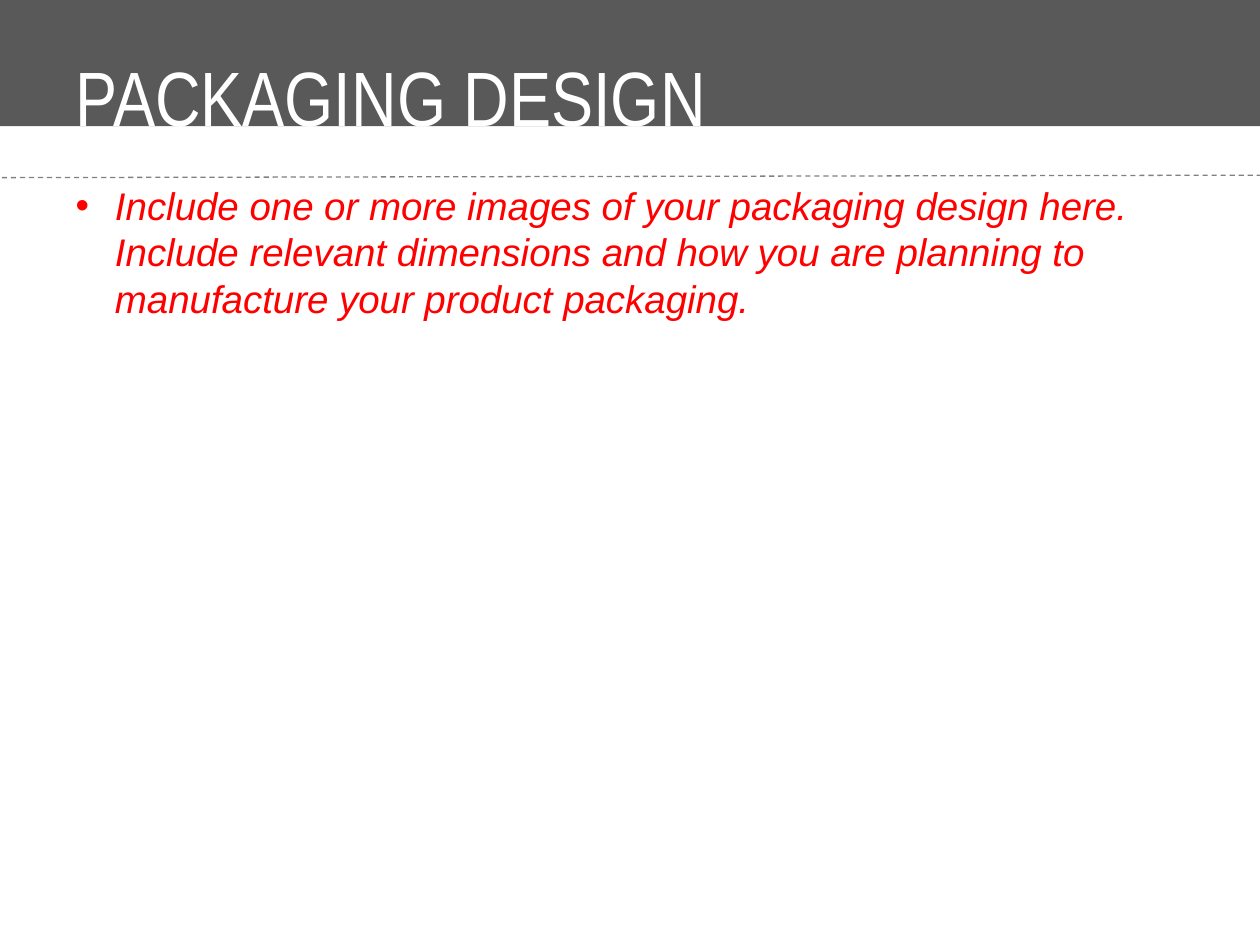
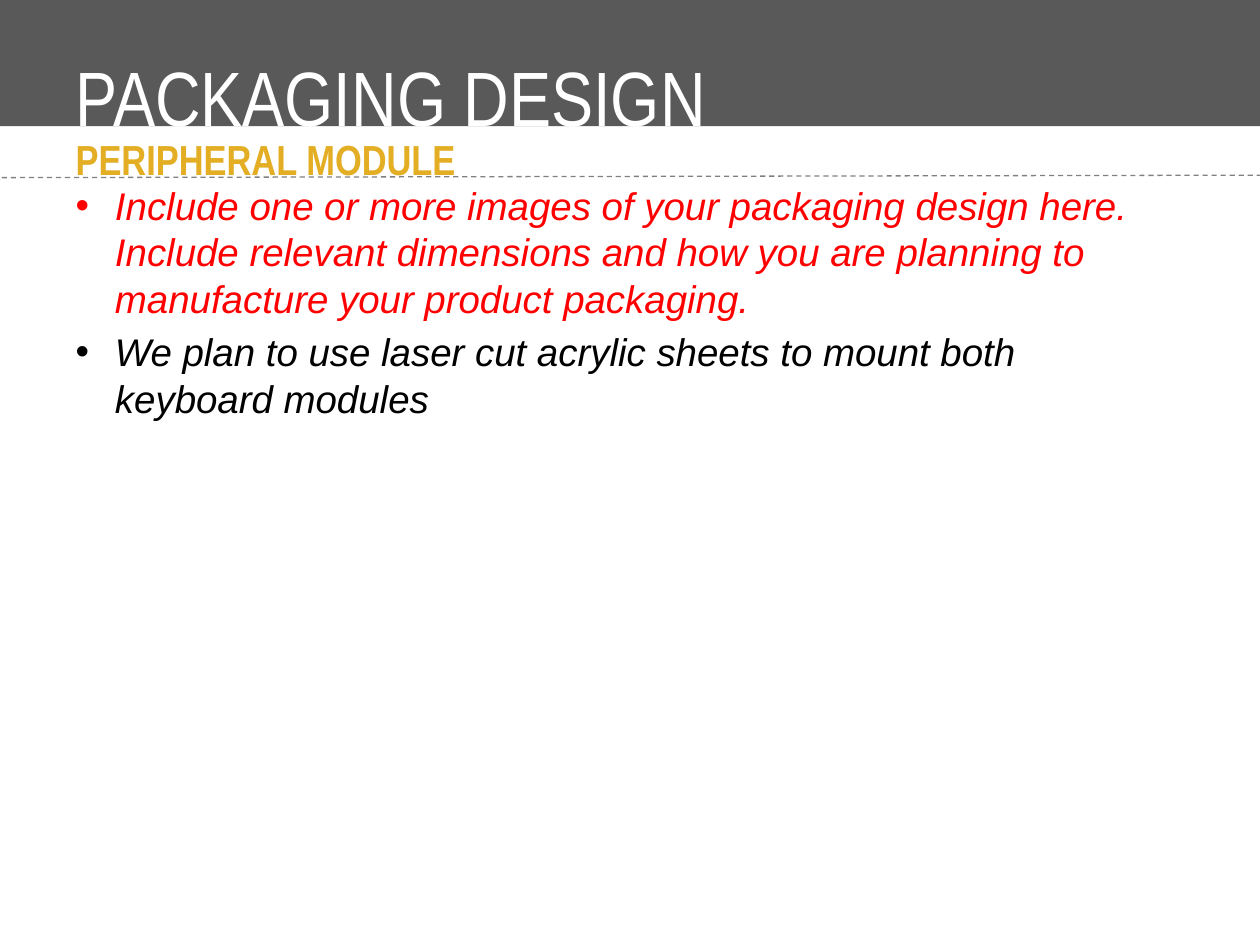
Before and after one commit to Ashassins/NYAKB, a slide deck: slide 12 of Midterm Review Presentation/Midterm Design Review Presentation Template.pptx (slide 7 before the commit). Drawn at 1260x945 pixels with LibreOffice and Linux fonts; fonts in the diff are those of the drawing; background and template pictures are left out. Boxes give left, top, right and bottom in pixels: in the first picture for what was removed or moved away, otherwise in the second. Text is boxed around its words. In the diff, an @@ line names an element or a change of style, - is before the commit and + after.

```diff
--- a/Midterm Review Presentation/Midterm Design Review Presentation Template.pptx
+++ b/Midterm Review Presentation/Midterm Design Review Presentation Template.pptx
@@ text added at (76,145,455,178), 24 pt, text #E3AE24, bold @@
+PERIPHERAL MODULE
@@ text at (115,338,1015,420): paragraph added @@
+• We plan to use laser cut acrylic sheets to mount both keyboard modules
```
Also in this commit, not shown: 4 other slides changed, 6 slides added, 1 slide removed, 1 other file.
